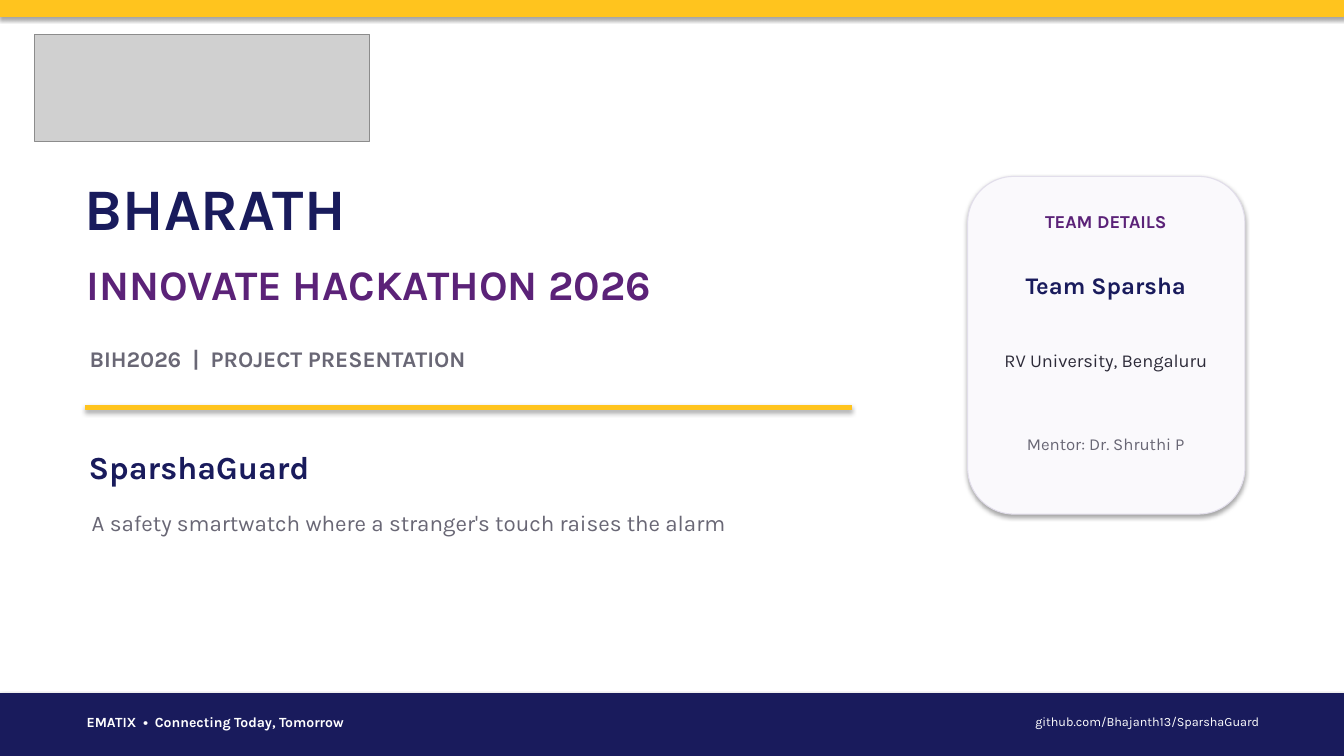
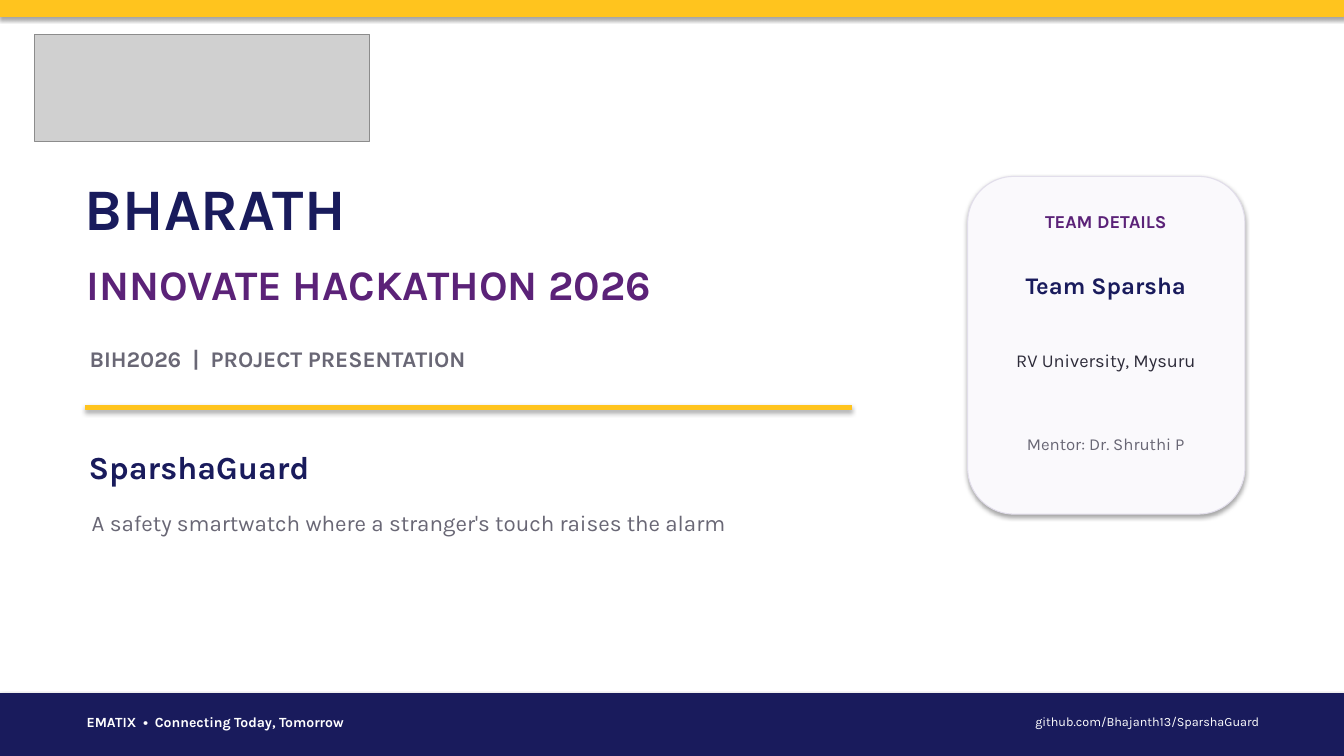
Before and after one commit to Bhajanth13/SparshaGuard, a slide deck: slide 1 of docs/SparshaGuard_BIH2026.pptx. Drawn at 1344x756 pixels with LibreOffice and Linux fonts; fonts in the diff are those of the drawing; grey boxes stand for pictures. Boxes give left, top, right and bottom in pixels: in the first picture for what was removed or moved away, otherwise in the second. Text is boxed around its words. In the diff, an @@ line names an element or a change of style, - is before the commit and + after.

Commit message:
Deck: RV University, Mysuru

```diff
--- a/docs/SparshaGuard_BIH2026.pptx
+++ b/docs/SparshaGuard_BIH2026.pptx
@@ text at (1016,354,1195,372): text changed @@
-RV University, Bengaluru
+RV University, Mysuru
```
Also in this commit, not shown: 1 other slide changed.
